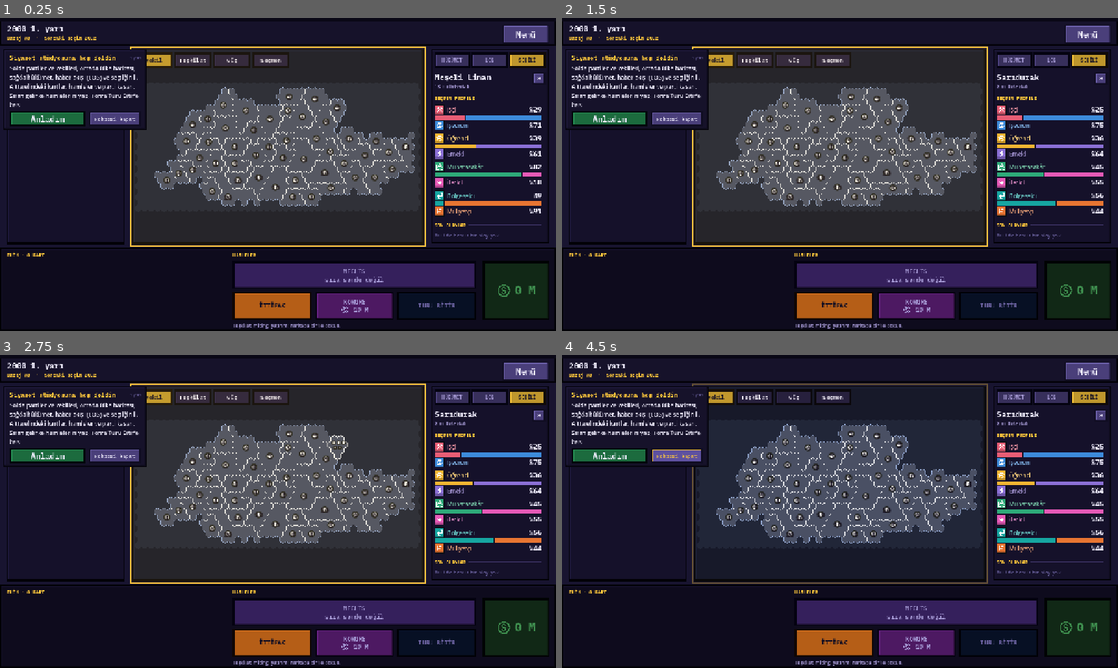
Above: before the commit, frames 1-4 (two rows, left to right).
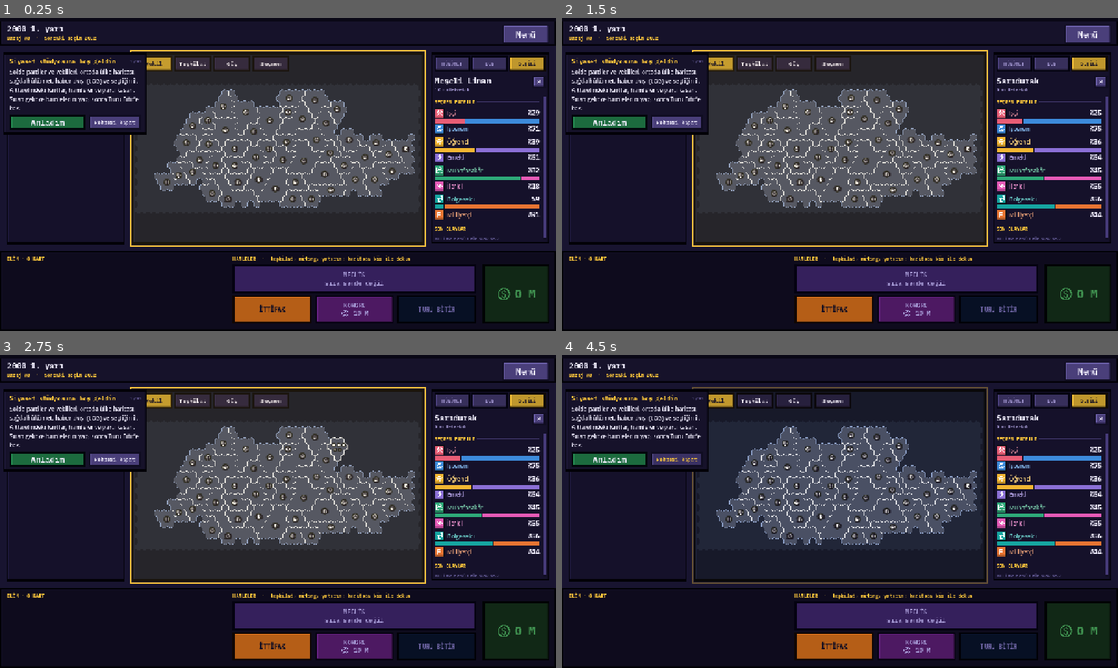
Above: after the commit, the same moments.

Repository: TriQue06/siyaset_oyunu_test_experimental
Game: Godot game, scene res://scenes/GameScreen.tscn
Two runs of this game, one before a commit and one after it. Both use one fixed random seed, a clock stepped at 60 frames per second and the inputs below. This scene is started directly instead of the project's main scene. Sound files missing from this copy of the repository are replaced by a short silence.
Inputs (mouse positions are in pixels of both pictures, inside the frame that each line leads up to):
- Up to frame 1 (0.25 s): no input
- Up to frame 2 (1.5 s): tap Enter at 0.5 s; move the mouse to (962, 158) at 0.52 s; hold Right 0.53-1.25 s; click (962, 158) at 0.67 s; tap Space at 0.77 s; drag from (728, 190) to (812, 237) at 1.27 s
- Up to frame 3 (2.75 s): move the mouse to (333, 442) at 2.02 s; hold Right from 2.03 s (still down)
- Up to frame 4 (4.5 s): release Right at 2.75 s; drag from (812, 574) to (673, 464) at 2.77 s; move the mouse to (1006, 558) at 3.52 s; hold Left 3.53-4.25 s; tap Space at 3.77 s; drag from (673, 464) to (756, 433) at 4.27 s

The runs differ from the first frame. In frame 1, 16% of the frame differs, in the area x 0-100%, y 9-100%; in frame 2, 16%; in frame 3, 16%; in frame 4, 16%.

Commit message:
Sürüm 0.0.250: simetrik yerleşim, her ekran boyunda eşit boşluklar
Co-Authored-By: Claude Opus 5.5 <noreply@anthropic.com>

Diff:
--- a/siyaset-oyunu/localization/en_source.json
+++ b/siyaset-oyunu/localization/en_source.json
@@ -1,4 +1,5 @@
 {
+"teşkilat, miting, yatırım: haritada bir ile dokun": "organization, rally, investment: tap a province on the map",
 "İTTİFAKLAR": "ALLIANCES",
 "YENİ İTTİFAK": "NEW ALLIANCE",
 "İttifakı sen kurarsan lideri olursun: diğer partileri sen davet edersin.": "If you found the alliance you lead it: you invite the other parties.",
--- a/siyaset-oyunu/project.godot
+++ b/siyaset-oyunu/project.godot
@@ -11,7 +11,7 @@
 [application]
 
 config/name="Siyaset Oyunu"
-config/version="0.0.249"
+config/version="0.0.250"
 run/main_scene="res://scenes/Lobby.tscn"
 config/quit_on_go_back=false
 config/features=PackedStringArray("4.7", "Forward Plus")
--- a/siyaset-oyunu/scripts/game_screen.gd
+++ b/siyaset-oyunu/scripts/game_screen.gd
@@ -29,15 +29,19 @@
 ## (VEKİL / PUAN) · ortada harita · sağda sekmeli stüdyo masası (HÜKÜMET
 ## sekmesinde meclis diyagramı) · altta Meclis Salonu'nun masası.
 const R_BAND := Rect2(0, 0, 1280, 64)
-const R_BOARD := Rect2(16, 72, 272, 448)
-const R_MAP := Rect2(304, 72, 672, 448)
-const R_SIDE := Rect2(992, 72, 272, 448)
-const R_DESK := Rect2(0, 528, 1280, 192)
-const R_HAND := Rect2(16, 560, 504, 128)
+## SİMETRİ (0.0.250): bütün boşluklar 16 (kenarlar, sütunlar arası, bant ile
+## paneller arası, paneller ile masa arası, masanın alt kenarı). Ekranda da
+## eşit kalırlar: bkz. _r (boşluklar tek ölçekle, paneller kalan yeri doldurur).
+const GAP := 16.0
+const R_BOARD := Rect2(16, 80, 272, 440)
+const R_MAP := Rect2(304, 80, 672, 440)
+const R_SIDE := Rect2(992, 80, 272, 440)
+const R_DESK := Rect2(0, 536, 1280, 184)
+const R_HAND := Rect2(16, 568, 504, 136)
 ## 0.0.232: kart bozdurma yok; Turu Bitir hamleler alanında, para sağda.
-const R_ACTIONS := Rect2(536, 560, 560, 136)
-## Alt kenar hamle düğmelerinin alt kenarıyla aynı (560 + 64 + 6 + 64).
-const R_FUNDS := Rect2(1112, 560, 152, 134)
+const R_ACTIONS := Rect2(536, 568, 560, 136)
+## Alt kenar hamle düğmelerinin alt kenarıyla aynı (568 + 64 + 6 + 64).
+const R_FUNDS := Rect2(1112, 568, 152, 134)
 ## Stüdyo masasındaki meclis yuvasının yüksekliği (oylamada büyür).
 const PARL_SLOT_HEIGHT := 150.0
 const PARL_SLOT_VOTE_HEIGHT := 286.0
@@ -544,8 +548,11 @@
 	hand_container.alignment = BoxContainer.ALIGNMENT_BEGIN
 	hand_container.grow_horizontal = Control.GROW_DIRECTION_END
 	hand_area.clip_contents = false
-	hand_container.offset_top = -CARD_DISPLAY_SIZE.y
-	hand_container.offset_bottom = 0.0
+	# Kartların üst kenarı hamle düğmeleri ve kasa levhasıyla aynı hizada.
+	hand_container.anchor_top = 0.0
+	hand_container.anchor_bottom = 0.0
+	hand_container.offset_top = 0.0
+	hand_container.offset_bottom = CARD_DISPLAY_SIZE.y
 	_fit_hand_width(CardManager.my_inventory().size())
 	_place_desk_labels()
 
@@ -563,9 +570,46 @@
 var _strip_bg: Panel
 
 ## Tasarım ızgarasındaki bir dikdörtgeni ekran boyutuna ölçekler.
+## Tasarım (1280x720) dikdörtgenini ekrana taşır. Eskiden x ve y ayrı
+## oranlarla esniyordu: geniş ya da kısa pencerede yatay boşluklar dikeyden
+## farklı çıkıyordu. Artık parçalı: tasarımdaki her 16'lık BOŞLUK ekranda aynı
+## boyda (GAP × min ölçek); paneller ve masa kalan yeri orantılı doldurur.
+const _X_MAIN := [0.0, 16.0, 288.0, 304.0, 976.0, 992.0, 1264.0, 1280.0]
+const _X_DESK := [0.0, 16.0, 520.0, 536.0, 1096.0, 1112.0, 1264.0, 1280.0]
+const _Y_ROWS := [0.0, 64.0, 80.0, 520.0, 536.0, 568.0, 704.0, 720.0]
+
 func _r(rect: Rect2) -> Rect2:
-	var k := get_viewport_rect().size / DESIGN
-	return Rect2(rect.position * k, rect.size * k)
+	var view := get_viewport_rect().size
+	var k := view / DESIGN
+	var gap := GAP * minf(k.x, k.y)
+	var xs: Array = _X_DESK if rect.position.y >= 536.0 - 0.5 else _X_MAIN
+	var x0 := _remap(rect.position.x, xs, view.x, gap)
+	var y0 := _remap(rect.position.y, _Y_ROWS, view.y, gap)
+	var x1 := _remap(rect.end.x, xs, view.x, gap)
+	var y1 := _remap(rect.end.y, _Y_ROWS, view.y, gap)
+	return Rect2(x0, y0, x1 - x0, y1 - y0)
+
+## Parçalı eşleme: 16'lık parçalar "gap" piksel, diğerleri kalan alanı tasarım
+## oranında paylaşır; parça içinde doğrusal.
+static func _remap(v: float, stops: Array, total: float, gap: float) -> float:
+	var gaps := 0
+	var other := 0.0
+	for i in range(1, stops.size()):
+		var len := float(stops[i]) - float(stops[i - 1])
+		if is_equal_approx(len, GAP):
+			gaps += 1
+		else:
+			other += len
+	var scale := maxf(0.0, total - gaps * gap) / maxf(1.0, other)
+	var out := 0.0
+	for i in range(1, stops.size()):
+		var a := float(stops[i - 1])
+		var b := float(stops[i])
+		var seg := gap if is_equal_approx(b - a, GAP) else (b - a) * scale
+		if v <= b or i == stops.size() - 1:
+			return out + (v - a) / (b - a) * seg
+		out += seg
+	return out
 
 func _set_rect(control: Control, rect: Rect2) -> void:
 	control.set_anchors_preset(Control.PRESET_TOP_LEFT)
@@ -588,11 +632,12 @@
 			var label := _section_label("")
 			add_child(label)
 			_desk_labels[key] = label
-	var k := get_viewport_rect().size / DESIGN
-	(_desk_labels["hand"] as Label).position = Vector2(16, 538) * k
-	(_desk_labels["actions"] as Label).position = Vector2(536, 538) * k
-	(_desk_labels["turn"] as Label).position = Vector2(1112, 538) * k
-	(_desk_labels["actions"] as Label).text = L.t("HAMLELER")
+	# Masa başlıkları masanın üst kenarıyla içeriğin arasında, sütunlara hizalı.
+	(_desk_labels["hand"] as Label).position = _r(Rect2(16, 546, 0, 0)).position
+	(_desk_labels["actions"] as Label).position = _r(Rect2(536, 546, 0, 0)).position
+	(_desk_labels["turn"] as Label).position = _r(Rect2(1112, 546, 0, 0)).position
+	# İpucu başlığın yanında (masanın alt kenarına taşmasın).
+	(_desk_labels["actions"] as Label).text = L.t("HAMLELER") + "  ·  " + L.t("teşkilat, miting, yatırım: haritada bir ile dokun")
 	_refresh_desk_labels()
 
 func _refresh_desk_labels() -> void:
@@ -3837,9 +3882,6 @@
 	pass_button.set_meta("action_color", ACTION_COLOR_PASS)
 	_action_grid.add_child(pass_button)
 	_action_tab_of[pass_button] = 0
-	var hint := PopupKit.label(L.t("Teşkilat, miting, yatırım: haritada bir ile dokun."), 11, UiTheme.TEXT_MUTED)
-	hint.autowrap_mode = TextServer.AUTOWRAP_WORD_SMART
-	actions_vbox.add_child(hint)
 	var filler := Control.new()
 	filler.size_flags_vertical = Control.SIZE_EXPAND_FILL
 	filler.mouse_filter = Control.MOUSE_FILTER_IGNORE
Not shown, changed: siyaset-oyunu/export_presets.cfg
Not shown, changed: siyaset-oyunu/localization/en.po
